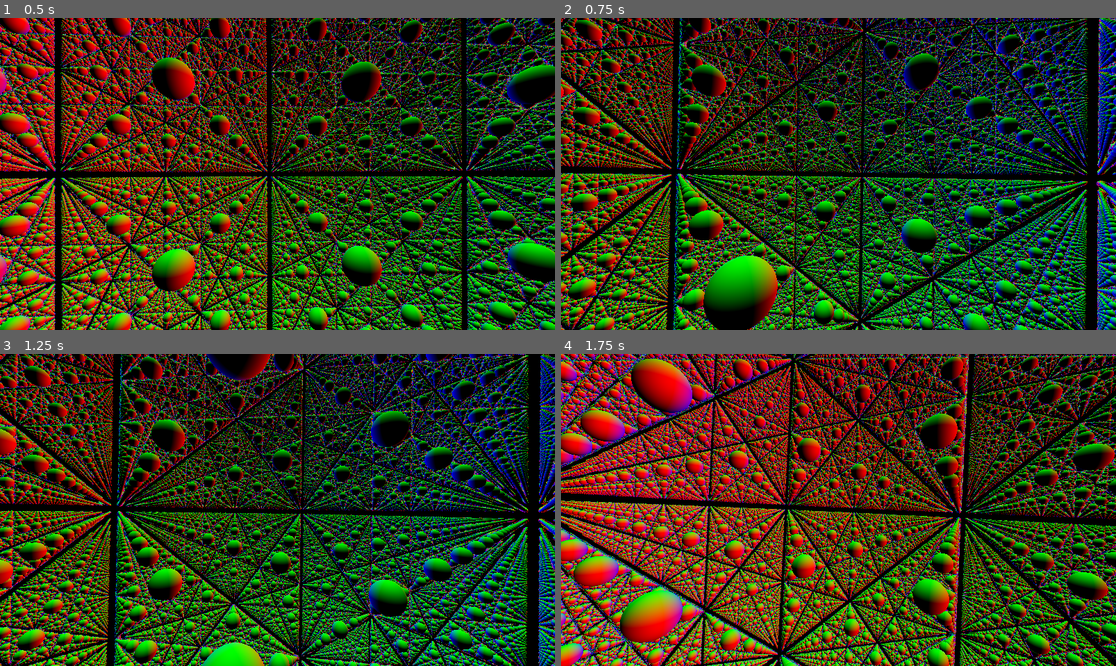
Above: before the commit, frames 1-4 (two rows, left to right).
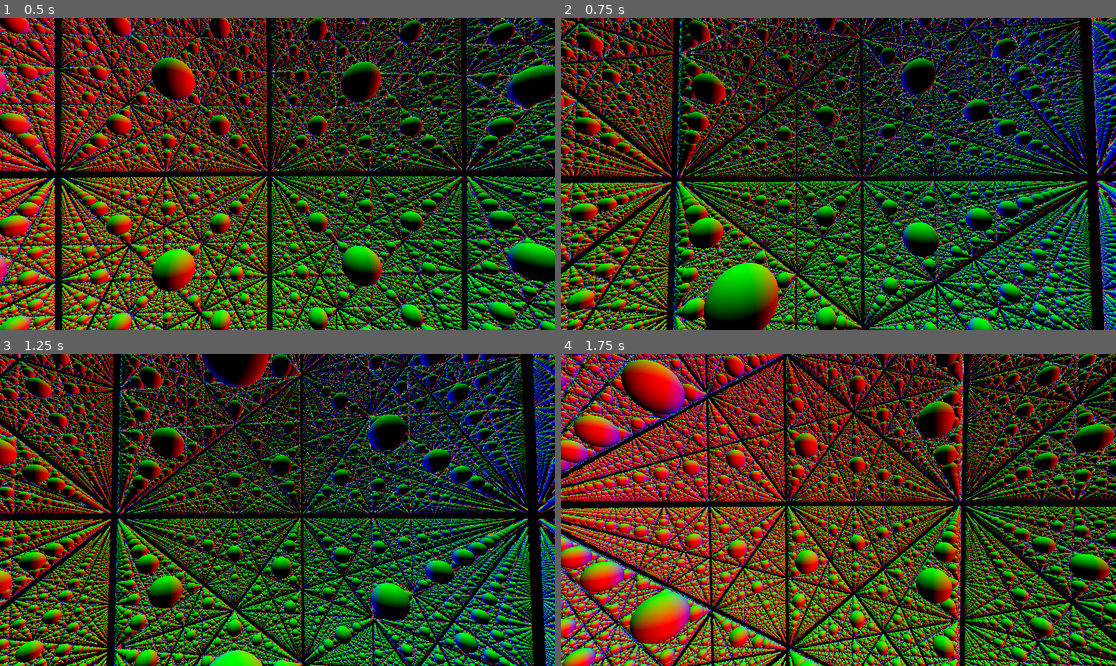
Above: after the commit, the same moments.

Repository: watson-disambiguation/shader-demos
Game: Godot game, scene res://Prefabs/raymarch_world.tscn
Two runs of this game, one before a commit and one after it. Both use one fixed random seed, a clock stepped at 60 frames per second and the inputs below. This scene is started directly instead of the project's main scene.
Inputs (mouse positions are in pixels of both pictures, inside the frame that each line leads up to):
- Up to frame 1 (0.5 s): no input
- Up to frame 2 (0.75 s): tap Enter at 0.5 s; move the mouse to (866, 174) at 0.52 s; hold Up (ui_up) from 0.53 s (still down); tap Q (ui_in) at 0.6 s
- Up to frame 3 (1.25 s): keep holding Up (ui_up); tap E (ui_out) at 0.8 s
- Up to frame 4 (1.75 s): keep holding Up (ui_up); move the mouse to (810, 510) at 1.27 s; tap E (ui_out) at 1.35 s; tap Q (ui_in) at 1.55 s

Frame 1 is identical in both runs. In frame 2, 79% of the frame differs, in the area x 0-100%, y 0-100%; in frame 3, 78%; in frame 4, 88%.

Commit message:
Fixed include guard clauses and merge issues

Diff:
--- a/Prefabs/CameraMover.gd
+++ b/Prefabs/CameraMover.gd
@@ -1,13 +1,37 @@
-extends Node3D
+extends Camera3D
 
-@export var look_sensitivity = 0.5
-@onready var camera = $RaymarchCamera
+class_name CameraMover
 
+@export var rotation_speed: float
+@export var speed: float = 1
+@onready var quad = $MeshInstance3D
+var use_mouse = true;
 
+func set_use_mouse(val: bool):
+	use_mouse = val
+	if val:
+		Input.mouse_mode = Input.MOUSE_MODE_CAPTURED
+	else:
+		Input.mouse_mode = Input.MOUSE_MODE_VISIBLE
 
-# Called every frame. 'delta' is the elapsed time since the previous frame.
+# Called when the node enters the scene tree for the first time.
+func _ready():
+	set_use_mouse(true)
+
+func _process(delta):
+	print(Input.mouse_mode)
+	var theta = rotation.y
+	var vert = Vector3.UP * Input.get_axis("ui_in","ui_out")
+	var forward = Vector3(sin(theta),0,cos(theta)) * Input.get_axis("ui_down","ui_up")
+	var side = Vector3(cos(theta),0,-sin(theta)) * Input.get_axis("ui_left","ui_right")
+	var velocity = vert + forward + side
+	velocity = velocity.normalized() * delta * speed
+	position += velocity
+
 func _input(event):
-	if event is InputEventMouseMotion:
-		event.relative.x * look_sensitivity
-		camera.rotate_x(-event.relative.y * look_sensitivity)
-		camera.rotation.x = clamp(camera.rotation.x, -PI/2, PI/2)
+	if event is InputEventMouseMotion and use_mouse:
+		rotation.x += event.relative.y * rotation_speed
+		rotation.y += event.relative.x * rotation_speed
+		rotation.x = clamp(rotation.x, -PI/2, PI/2 )
+	if event.is_action_pressed("ui_cancel"):
+		set_use_mouse(!use_mouse)
--- a/Shaders/snow.gdshader
+++ b/Shaders/snow.gdshader
@@ -46,26 +46,22 @@
     return d;
 }
 
-float sdf(vec3 pos, vec3 camPos, float time) {
+float sdf(vec3 pos, vec3 camPos) {
 	float surface = surfacePlane(pos);
-<<<<<<< HEAD:Shaders/snow.gdshader
 	pos.y += TIME * rainSpeed;
-=======
-	pos.y -= time * rainSpeed;
->>>>>>> 580f8b7eb798a5e8d5546a207f3c9529c5f92af5:Shaders/rain.gdshader
 	float rain = repeatedRain(pos,rainSpacing);
 	rain = round_merge(rain,surface,mergeRadius);
 	return rain;
 }
 
-vec3 normal(vec3 pos, vec3 camPos, float time) {
-	float base = sdf(pos, camPos, time);
+vec3 normal(vec3 pos, vec3 camPos) {
+	float base = sdf(pos, camPos);
 	vec2 h = vec2(EPS,0);
 	return normalize(
 		vec3(
-			sdf(pos + h.xyy, camPos, time) - base,
-			sdf(pos + h.yxy, camPos, time) - base,
-			sdf(pos + h.yyx, camPos, time) - base
+			sdf(pos + h.xyy, camPos) - base,
+			sdf(pos + h.yxy, camPos) - base,
+			sdf(pos + h.yyx, camPos) - base
 		)
 	);
 }
@@ -83,11 +79,11 @@
 	return 1. - aoStrength * invAO;
 }
 */
-float raymarch(vec3 ro, vec3 rd, float time) {
+float raymarch(vec3 ro, vec3 rd) {
 	float dist = 0.;
 	float sample = 1.;
 	for(int i = 0; i < maxSteps; i++) {
-		sample = sdf(ro + rd * dist, ro,time);
+		sample = sdf(ro + rd * dist, ro);
 		if(sample < EPS || dist > farFogBlend) {
 			return dist;
 		}
@@ -98,17 +94,11 @@
 
 void fragment() {
 	vec3 col = objColour;
-	float time = TIME;
 	vec3 ro = CAMERA_POSITION_WORLD;
-<<<<<<< HEAD:Shaders/snow.gdshader
 	vec3 rd = normalize( (INV_VIEW_MATRIX * vec4(VIEW,0)).xyz );
 	float dist = raymarch(ro,rd);
-=======
-	vec3 rd = -normalize( (INV_VIEW_MATRIX * vec4(VIEW,0)).xyz );
-	float dist = raymarch(ro,rd,time);
->>>>>>> 580f8b7eb798a5e8d5546a207f3c9529c5f92af5:Shaders/rain.gdshader
 	vec3 pos = ro + rd * dist;
-	vec3 normal = normal(pos,ro,time);
+	vec3 normal = normal(pos,ro);
 	float fog = smoothstep(nearFogBlend,farFogBlend,dist);
 	//float fresnel = 1.-pow(clamp(0,1,dot(-rd,normal)),0.1);
 	//vec3 col = mix(objColour,vec3(1),fresnel);
Not shown, changed: Shaders/Libraries/HashLibrary.gdshaderinc
Not shown, changed: Shaders/Libraries/NoiseLibrary.gdshaderinc
Not shown, changed: Shaders/Libraries/PixelLibrary.gdshaderinc
Not shown, changed: Shaders/Libraries/SDFLibrary.gdshaderinc
